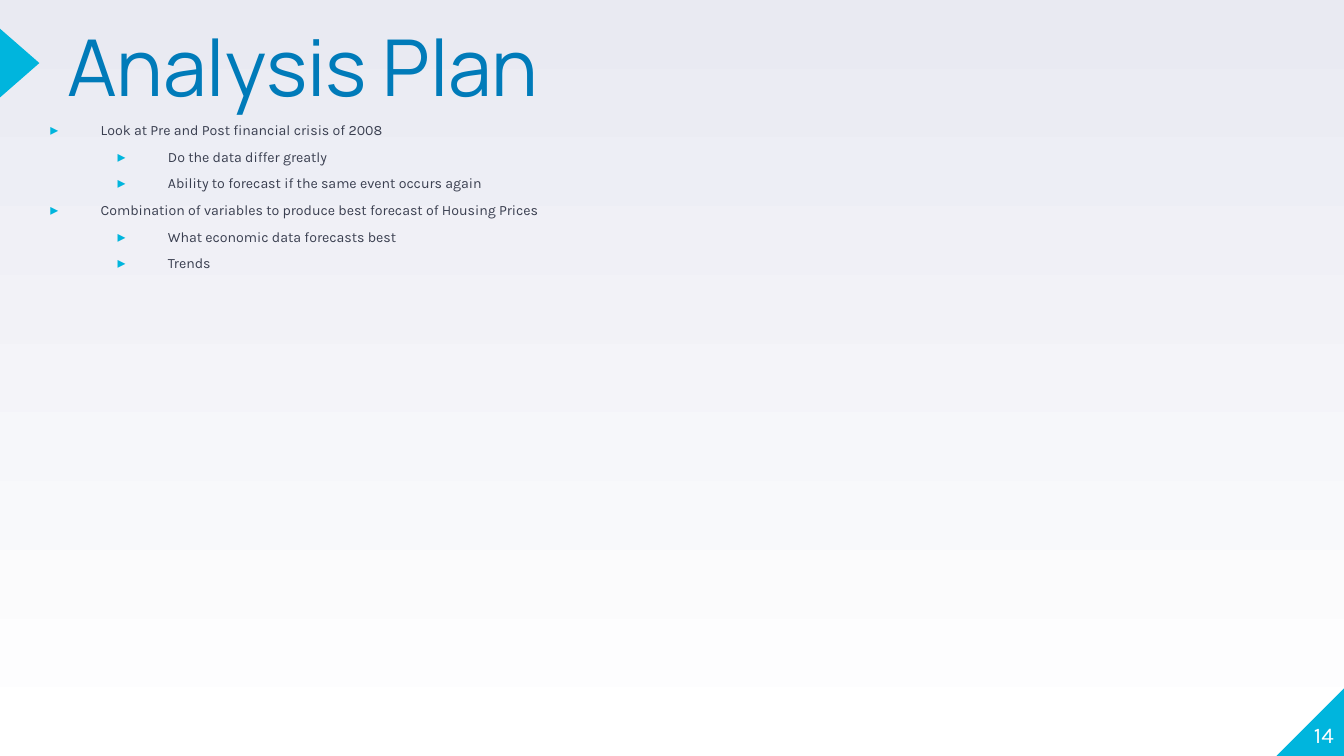
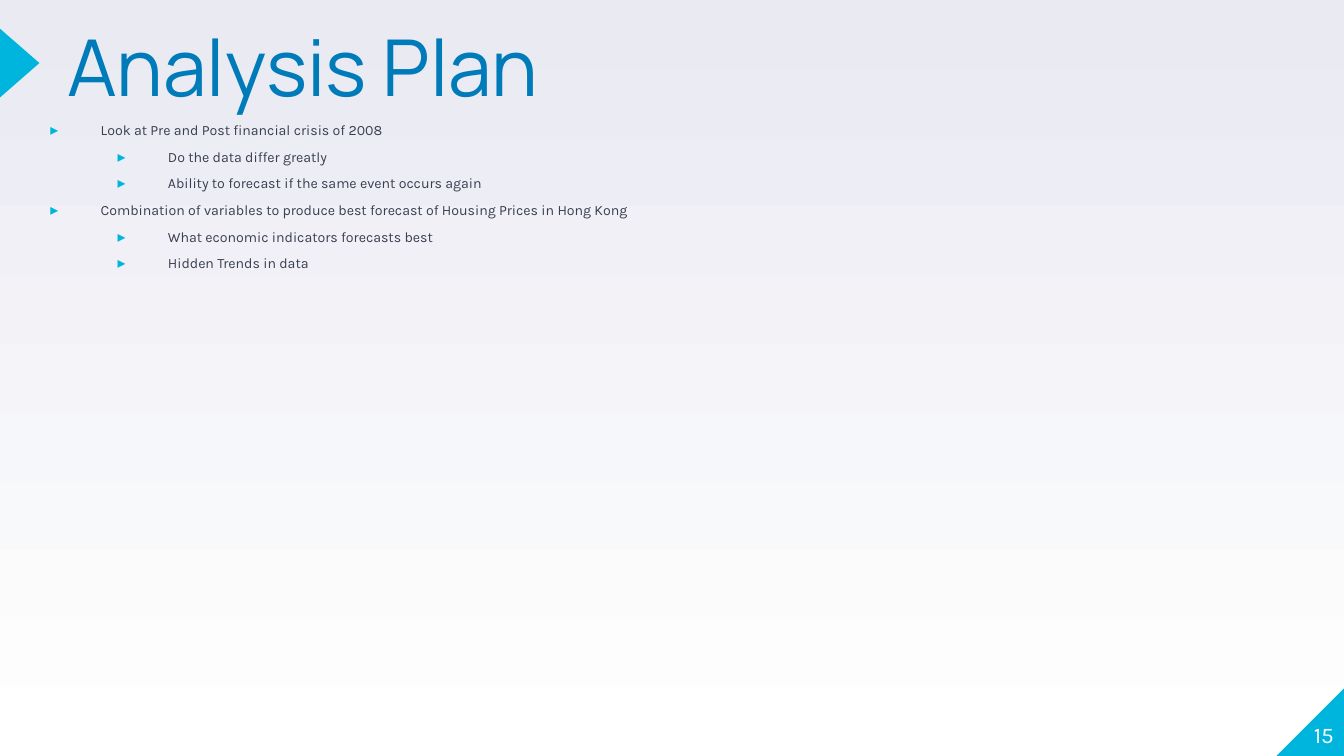
Before and after one commit to jherbaugh/MSDS6373_TS_Project, a slide deck: slide 15 of TS_6373_Project_Jason_Alexander.ppt (slide 14 before the commit). Drawn at 1344x756 pixels with LibreOffice and Linux fonts; fonts in the diff are those of the drawing. Boxes give left, top, right and bottom in pixels: in the first picture for what was removed or moved away, otherwise in the second. Text is boxed around its words. In the diff, an @@ line names an element or a change of style, - is before the commit and + after.

```diff
--- a/TS_6373_Project_Jason_Alexander.ppt
+++ b/TS_6373_Project_Jason_Alexander.ppt
@@ text at box(101, 205, 627, 268): text changed @@
-▸ Combination of variables to produce best forecast of Housing Prices
-  ▸ What economic data forecasts best
-  ▸ Trends
+▸ Combination of variables to produce best forecast of Housing Prices in Hong Kong
+  ▸ What economic indicators forecasts best
+  ▸ Hidden Trends in data
@@ page number at box(1314, 729, 1334, 744): text changed @@
-14
+15
```
Also in this commit, not shown: 11 other slides changed, 1 slide added.
